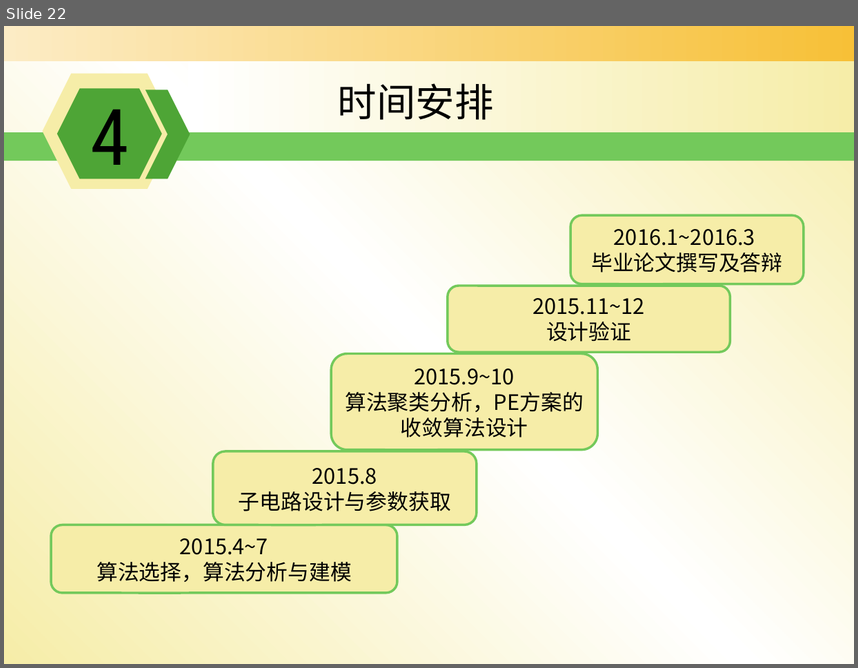
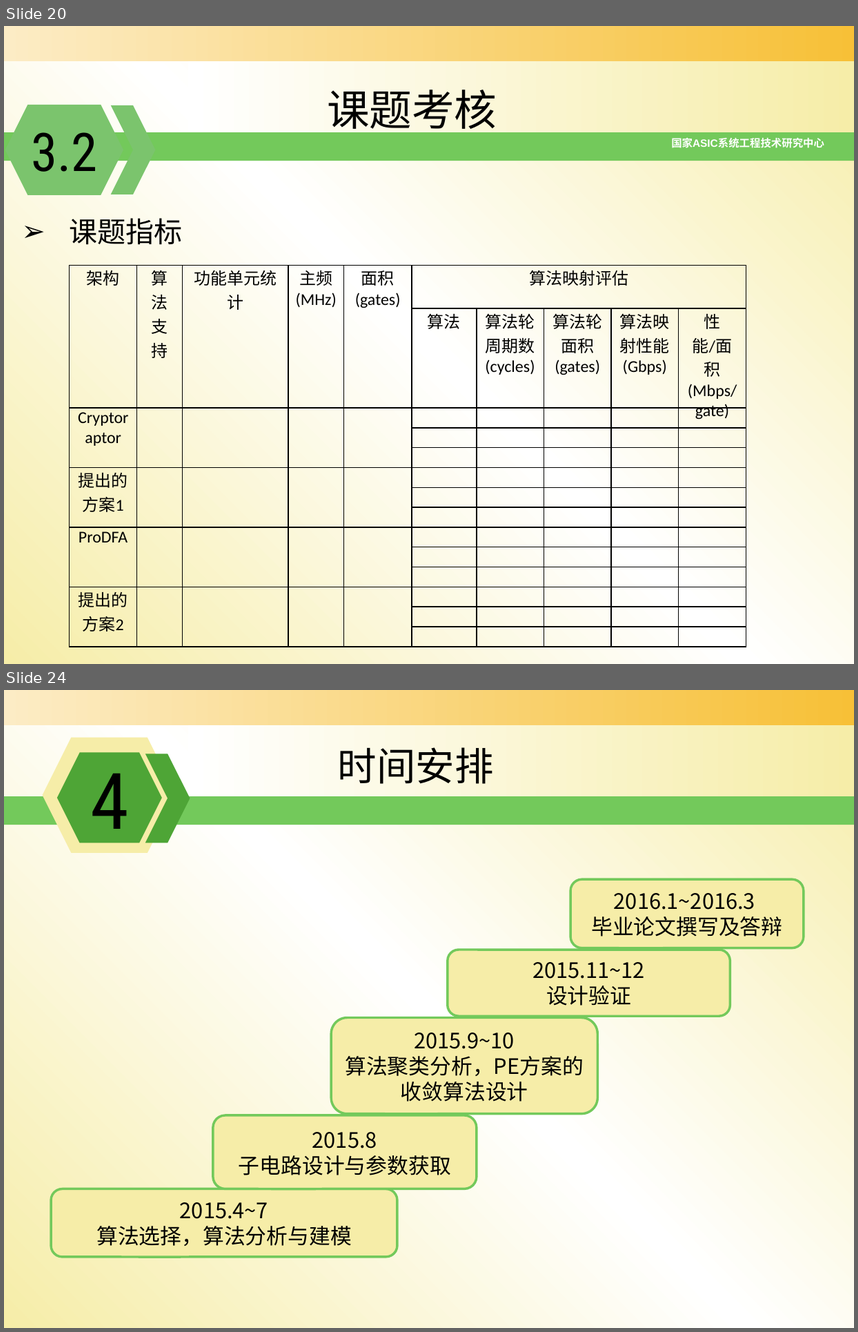
Before and after one commit to zdyzhan/bishe, a slide deck: 开题报告_131199李小泉10_28.pptx. Shown one above the other, each under a label of ours: slide 22 before the commit, slides 20 and 24 after it; the slides between them are not shown. The pictures are 858x668 and 858x1332 pixels, drawn with LibreOffice and Linux fonts; fonts in the diff are those of the drawing; background and template pictures are left out. Boxes give left, top, right and bottom in pixels: in the first picture for what was removed or moved away, otherwise in the second. Text is boxed around its words. In the diff, an @@ line names an element or a change of style, - is before the commit and + after.

```diff
--- a/开题报告_131199李小泉10_28.pptx
+++ b/开题报告_131199李小泉10_28.pptx
@@ slide 20 added at [4,26,854,664], background gradient #F6EDA8 to #FFFFFF; not listed: 3 template elements that a slide beside it also shows @@
@@ hexagon added at [5,104,123,194], fill #7BC46D, 45 pt, text #000000 @@
+3.2
@@ chevron added at [111,105,155,194], fill #7BC46D @@
@@ text added at [327,89,497,136], 36 pt, text #000000 @@
+  课题考核
@@ text added at [671,138,824,148], 9 pt, text #FFFFFF, bold @@
+国家ASIC系统工程技术研究中心
@@ text added at [70,218,183,245], 24 pt, text #000000 @@
+➢ 课题指标
@@ table added at [70,265,746,634], 14 rows, 10 columns @@
+架构 | 算法支持 | 功能单元统计 | 主频(MHz) | 面积(gates) | 算法映射评估 |  |  |  | 
+ |  |  |  |  | 算法 | 算法轮周期数(cycles) | 算法轮面积(gates) | 算法映射性能(Gbps) | 性能/面积(Mbps/gate)
+Cryptoraptor |  |  |  |  |  |  |  |  | 
+ |  |  |  |  |  |  |  |  | 
+ |  |  |  |  |  |  |  |  | 
+提出的方案1 |  |  |  |  |  |  |  |  | 
+ |  |  |  |  |  |  |  |  | 
+ |  |  |  |  |  |  |  |  | 
+ProDFA |  |  |  |  |  |  |  |  | 
+ |  |  |  |  |  |  |  |  | 
+ |  |  |  |  |  |  |  |  | 
+提出的方案2 |  |  |  |  |  |  |  |  | 
+ |  |  |  |  |  |  |  |  | 
+ |  |  |  |  |  |  |  |  | 
@@ what was slide 22 is now slide 24 @@
```
Also in this commit, not shown: 13 slides changed, 1 other slide added, 13 other files.
